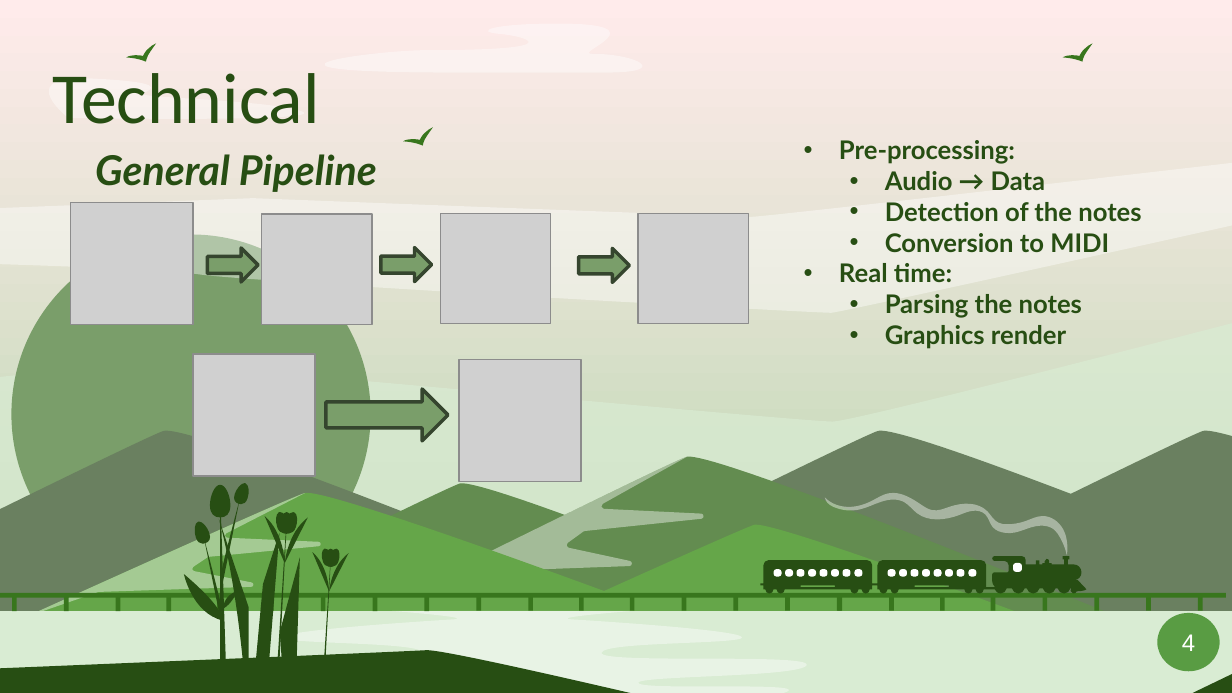
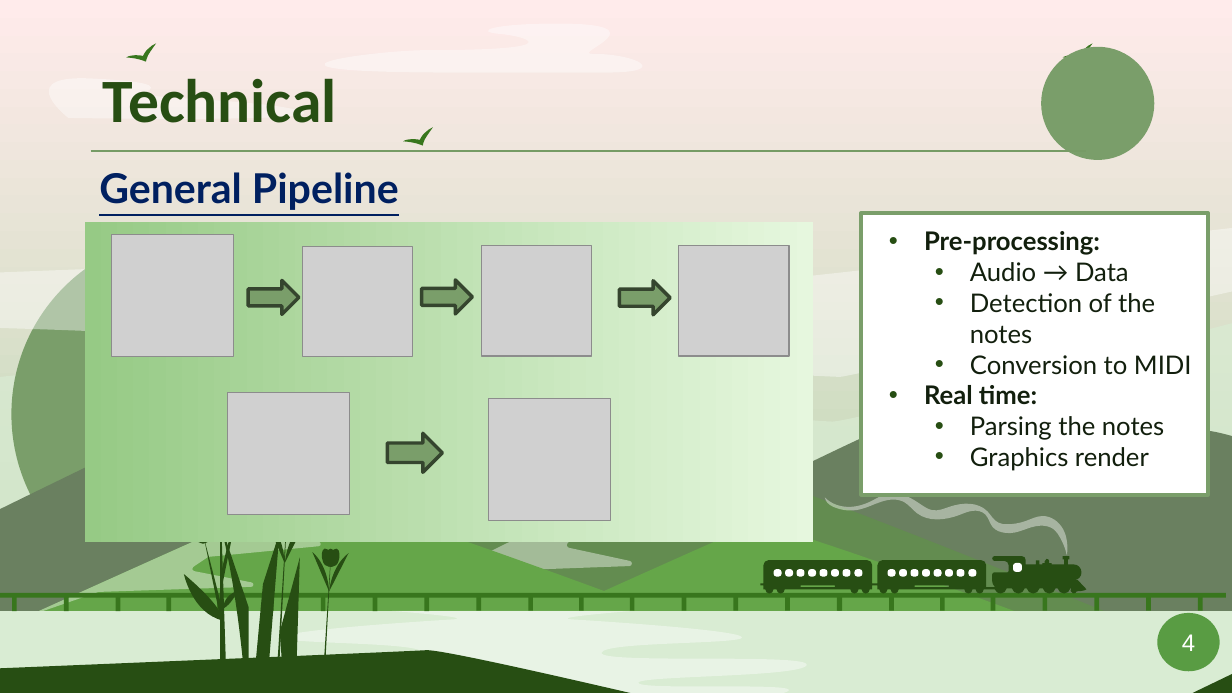
Before and after one commit to Smoother19/MusicAnimation, a slide deck: slide 3 of docs/presentation/PresFinal.pptx. Drawn at 1232x693 pixels with LibreOffice and Linux fonts; fonts in the diff are those of the drawing; grey boxes stand for pictures. Boxes give left, top, right and bottom in pixels: in the first picture for what was removed or moved away, otherwise in the second. Text is boxed around its words. In the diff, an @@ line names an element or a change of style, - is before the commit and + after.

```diff
--- a/docs/presentation/PresFinal.pptx
+++ b/docs/presentation/PresFinal.pptx
@@ title "Technical": place and size @@
-title "Technical" at (52,73,319,124)
+title "Technical" at (103,78,337,123)
@@ title "Technical" at (103,78,337,123): size 42 to 36 pt, bold on @@
@@ freeform shape added at (1041,47,1154,160), fill #7A9E6A @@
@@ text "General Pipeline": place and size @@
-text "General Pipeline" at (95,154,377,192)
+text "General Pipeline" at (99,172,399,210)
@@ text "General Pipeline" at (99,172,399,210): text colour #274E13 to #002060, italic off, underline on @@
@@ line added from (91, 152) to (1085, 152), #779C66 0.75 pt @@
@@ freeform shape: place and size @@
-freeform shape at (0,163,1232,313)
+freeform shape at (0,227,1232,377)
@@ rectangle added at (85,223,813,542), fill gradient #96CA85 to #E6F7DE @@
@@ picture: place and size @@
-picture at (71,202,193,324)
+picture at (112,235,234,357)
@@ subtitle "Pre-processing:": place and size @@
-subtitle "Pre-processing:" at (839,140,1141,349)
+subtitle "Pre-processing:" at (924,231,1192,471)
@@ subtitle "Pre-processing:" at (924,231,1192,471): text colour #274E13 to #121F0D; bold off in "Audio → Data", "Detection of the notes", "Conversion to MIDI", "Parsing the notes" and 1 more places @@
@@ right arrow: place and size @@
-right arrow at (207,248,257,282)
+right arrow at (248,281,298,315)
@@ 3 pictures, 2 right arrows: place and size @@
-3 pictures, 2 right arrows at (261,213,749,325)
+3 pictures, 2 right arrows at (302,245,790,357)
@@ picture: place and size @@
-picture at (193,354,315,476)
+picture at (228,393,350,515)
@@ picture: place and size @@
-picture at (460,360,582,482)
+picture at (489,399,611,521)
@@ right arrow: place and size @@
-right arrow at (326,389,448,441)
+right arrow at (387,434,442,473)
@@ freeform shape removed at (233,483,250,504) @@
```
Also in this commit, not shown: 2 other slides changed, 3 slides added.
